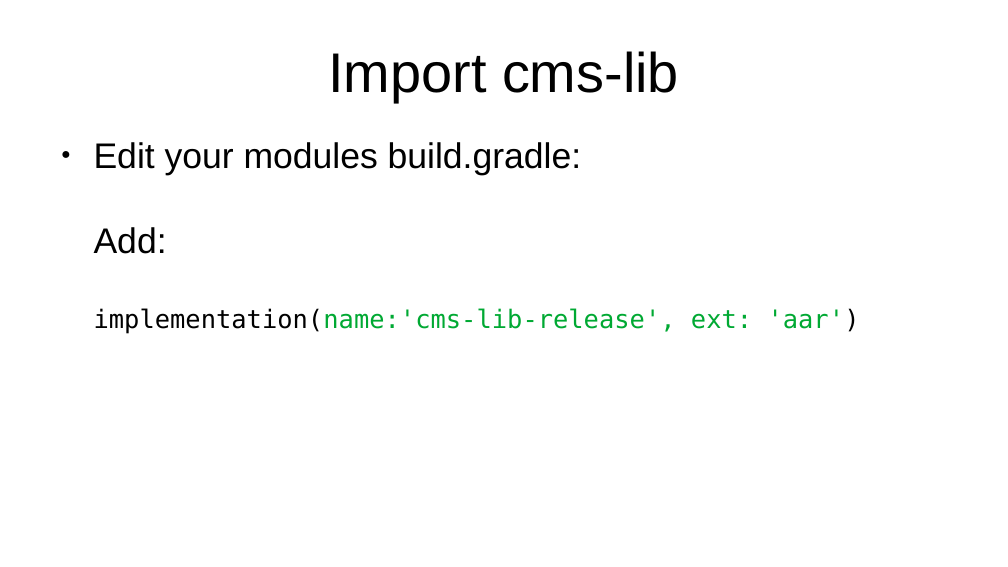
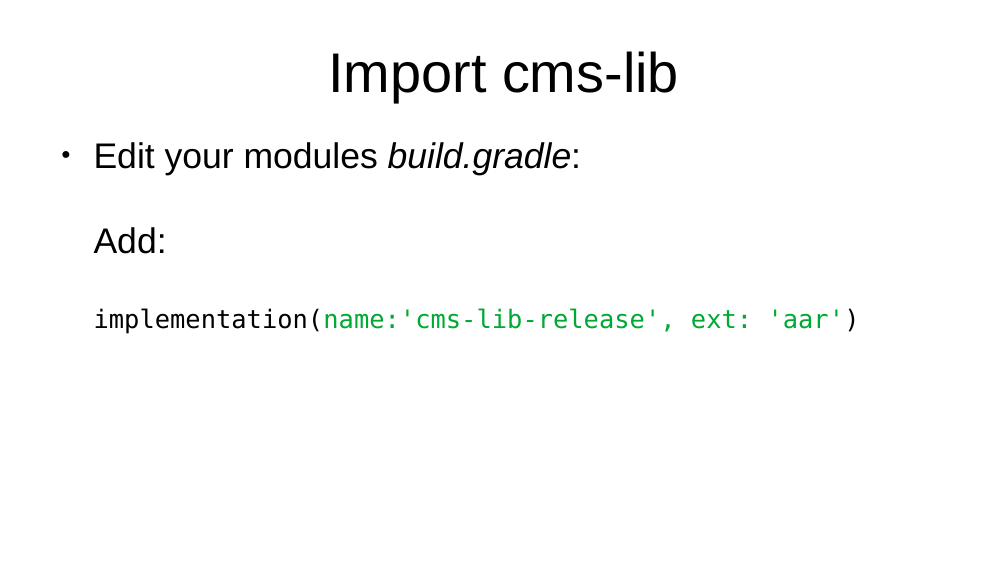
Before and after one commit to hanneseilers/PepperCMSBundle, a slide deck: slide 10 of doc/implementing pepper apps.odp. Drawn at 1008x567 pixels with LibreOffice and Linux fonts; fonts in the diff are those of the drawing. Boxes give left, top, right and bottom in pixels: in the first picture for what was removed or moved away, otherwise in the second. Text is boxed around its words. In the diff, an @@ line names an element or a change of style, - is before the commit and + after.

```diff
--- a/doc/implementing pepper apps.odp
+++ b/doc/implementing pepper apps.odp
@@ text "Edit your modules build.gradle: Add: ..." at [94,142,860,334]: italic on in "build.gradle:" @@
```
Also in this commit, not shown: 3 other slides changed, 5 other files.
